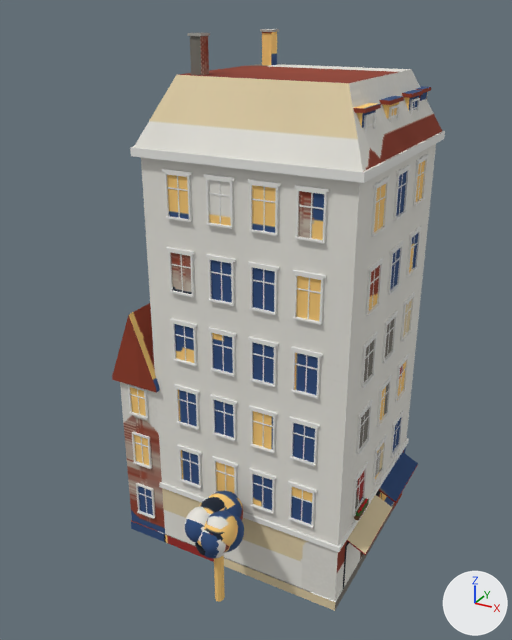
What one commit did to the glTF model openttd/media/baseset/decouple/objekty/mirne/dum_10_obchody_vez.glb.
One viewpoint serves both versions: a camera (50 mm lens) standing at (21.4, -19.1, 24.7) and looking at (7.3, 6.6, 11.8). Lighting does not change. The marker at lower right points along +X, +Y and +Z. The older version comes first. Where no turn or scale is listed for an object, it has been applied to the vertices. Vertices at exactly the same position are counted once.
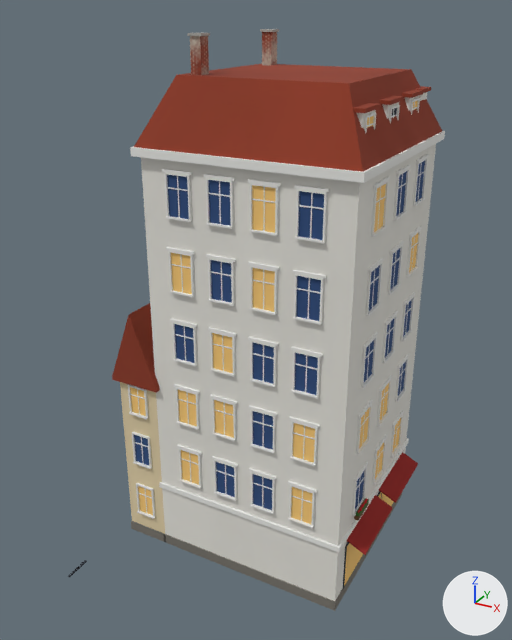
Where the newer file only moved an object's origin or applied its transform, the numbers keep the older frame.

Location of each change, [x1, y1, x2, y2] in pixels of the pictures (512 x 640 px; the box of a moved part takes in the faces that stretch with it):
```json
{"object": "Mesh_0", "change": "surface changed, reshaped", "before": [112, 29, 445, 611], "after": [68, 29, 445, 611], "on screen": "13% wider"}
{"object": "Mesh_1", "change": "surface changed", "before": [130, 100, 418, 586], "after": [130, 100, 418, 586]}
{"part": 1, "of": "me_mesh_0", "change": "moved or reshaped", "before": [214, 555, 225, 602], "on screen": "not visible afterwards"}
{"part": 2, "of": "me_mesh_0", "change": "deleted", "before": [184, 497, 244, 559]}
{"part": 3, "of": "me_mesh_0", "change": "reshaped", "before": [346, 489, 396, 545], "after": [346, 491, 381, 546]}
{"part": 4, "of": "me_mesh_0", "change": "deleted", "before": [208, 491, 243, 520]}
{"part": 5, "of": "me_mesh_0", "change": "surface changed", "before": [120, 29, 435, 611], "after": [120, 29, 435, 611], "on screen": "darker"}
```

The change, as JSON lines over the scene's bpy script:
```json
{"block": "mat_atlas", "where": "n3 = _N.new('ShaderNodeMapping'); n3.name = 'Mapping'"}
{"op": "set", "path": "n3.inputs[1].default_value", "old": "(0.004, -14.27, 0.0)", "new": "(0.00385, -14.27, 0.0)", "note": "'Location'"}
{"op": "set", "path": "n3.inputs[3].default_value", "old": "(15.14, 15.22, 1.0)", "new": "(15.11, 15.23, 1.0)", "note": "'Scale'"}
{"block": "me_mesh_0", "where": "# used by ob_mesh_0; location = (1.42, 14.06, 0.0)"}
{"op": "remove", "block": "me_mesh_0", "code": "me_mesh_0.from_pydata(...)  # 7607 vertices, 13980 faces; spans x 0.0..12.5, y -13.9..0.0, z 0.0..23.8"}
{"op": "add", "block": "me_mesh_0", "code": "me_mesh_0.from_pydata(...)  # 5937 vertices, 10686 faces; spans x -0.4..12.5, y -14.7..0.0, z 0.0..23.8"}
{"block": "me_mesh_0", "change": "me_mesh_0 part 1: the loose piece of 20 vertices spanning x 6.4..6.9, y -12.6..-12.1, z 0.0..4.4 is scaled about its middle by (0.0247, 0.0639, -0.0112), then moved by (-7.0, -2.0, -2.2)"}
{"block": "me_mesh_0", "change": "me_mesh_0 part 2: 10 loose pieces with 1478 vertices, spanning x 5.5..11.6, y -13.9..-6.3, z 2.5..5.4, are deleted"}
{"block": "me_mesh_0", "change": "me_mesh_0 part 3: 5 vertices moved within x 11.5..11.6, y -6.7..-5.4, z 3.0; 732 vertices removed from x 11.5..11.6, y -7.0..-4.6, z 3.0..3.3"}
{"block": "me_mesh_0", "change": "me_mesh_0 part 4: 162 vertices removed from x 5.6..7.4, y -12.7..-10.6, z 3.2..5.2"}
{"block": "me_mesh_0", "change": "me_mesh_0 part 5: 486 kept faces spanning x 0.0..12.5, y -10.8..0.0, z 0.0..23.8 get new texture (UV) coordinates"}
{"block": "me_mesh_0", "change": "other edits to the shape of me_mesh_0 do not show in these pictures"}
{"block": "me_mesh_1", "where": "me_mesh_1.from_pydata(...)  # 1416 vertices, 708 faces; spans x 0.2..11.6, y -10.5..-1.1, z 0.5..21.2"}
{"block": "me_mesh_1", "where": "# used by ob_mesh_1; location = (1.42, 14.06, 0.0)"}
{"block": "me_mesh_1", "change": "me_mesh_1 part 6: texture (UV) coordinates of 218 of 708 faces, centred in x 0.2..11.6, y -10.5..-1.1, z 1.3..20.9, changed; they spanned u 0.0..0.06, v 0.94..1.0 and now span u 0.0..0.06, v 0.94..1.0"}
```
